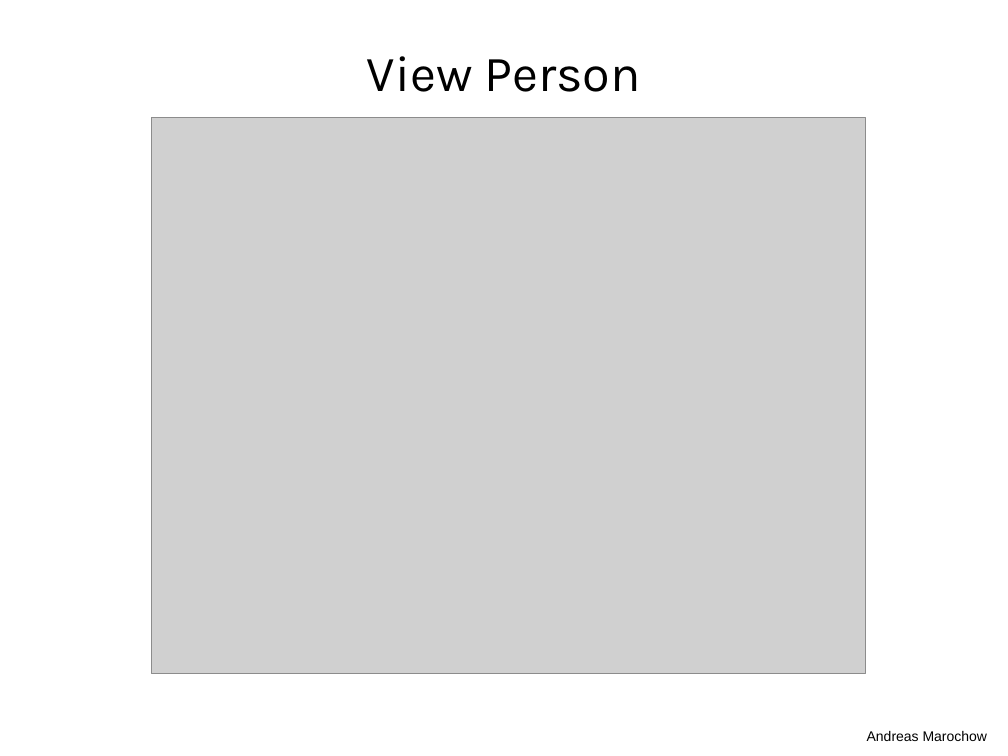
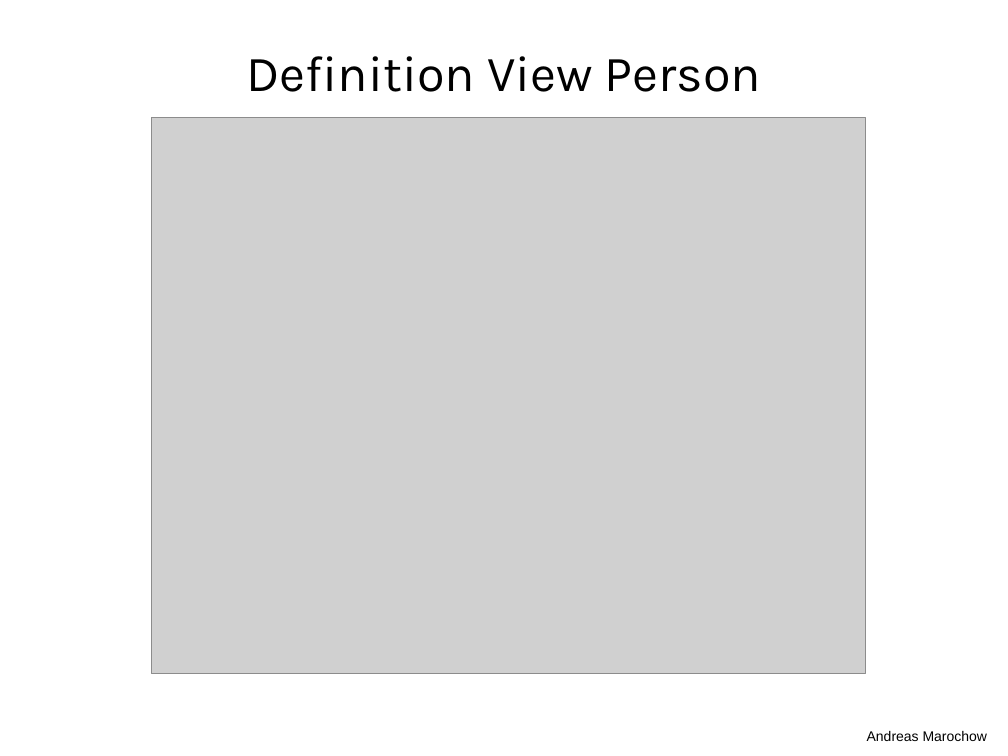
Before and after one commit to freezzer/flow, a slide deck: slide 13 of docs/Flow.ppt. Drawn at 1008x756 pixels with LibreOffice and Linux fonts; fonts in the diff are those of the drawing; grey boxes stand for pictures. Boxes give left, top, right and bottom in pixels: in the first picture for what was removed or moved away, otherwise in the second. Text is boxed around its words. In the diff, an @@ line names an element or a change of style, - is before the commit and + after.

```diff
--- a/docs/Flow.ppt
+++ b/docs/Flow.ppt
@@ title at (247,56,761,92): text changed @@
-View Person
+Definition View Person
```
Also in this commit, not shown: 4 other slides changed, 4 other files.
